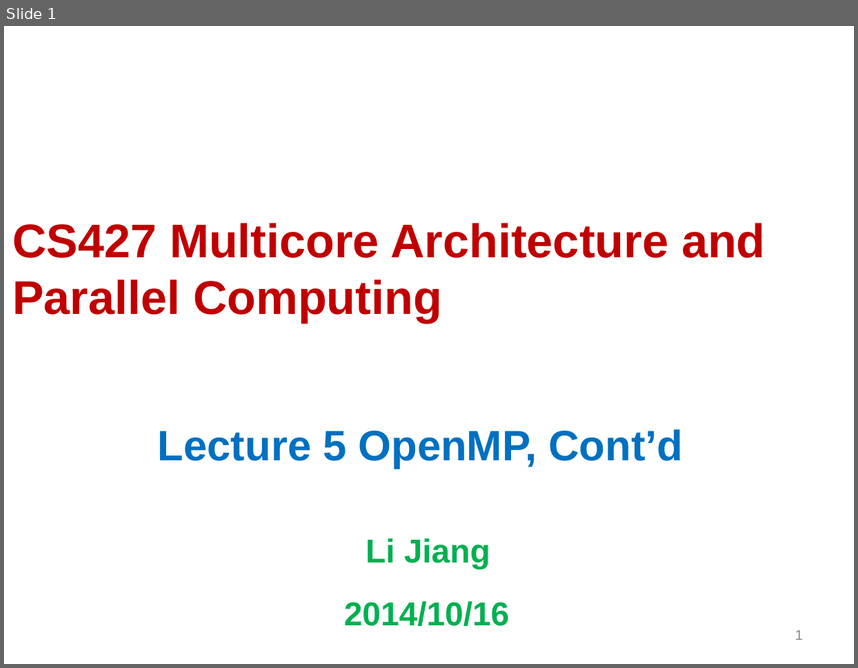
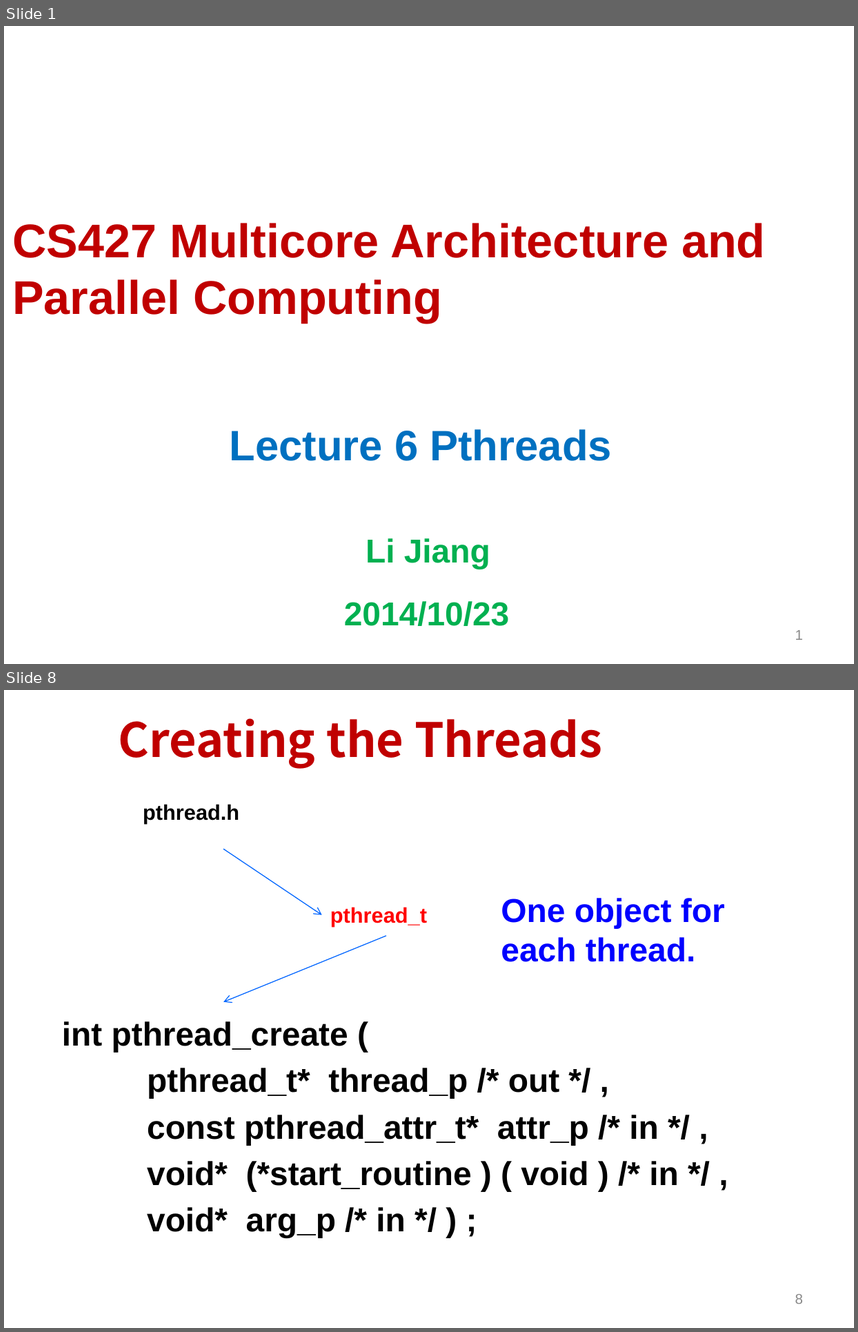
Before and after one commit to Tevic/CS427, a slide deck: files/Lecture05.pptx. Shown one above the other, each under a label of ours: slide 1 before the commit, slides 1 and 8 after it; the slides between them are not shown. The pictures are 858x668 and 858x1332 pixels, drawn with LibreOffice and Linux fonts; fonts in the diff are those of the drawing; background and template pictures are left out. Boxes give left, top, right and bottom in pixels: in the first picture for what was removed or moved away, otherwise in the second. Text is boxed around its words. In the diff, an @@ line names an element or a change of style, - is before the commit and + after.

```diff
--- a/files/Lecture05.pptx
+++ b/files/Lecture05.pptx
@@ slide 8 added at (4,690,854,1328), background #FFFFFF @@
@@ title added at (119,718,602,769), 40 pt, text #C00000, bold @@
+Creating the Threads
@@ text added at (143,804,239,823), 18 pt, text #000000, bold @@
+pthread.h
@@ arrow added from (223, 849) to (322, 914), #0066FF 0.75 pt @@
@@ text added at (330,907,427,927), 18 pt, text #FF0000, bold @@
+pthread_t
@@ text added at (501,898,725,962), 28 pt, text #0000FF, bold @@
+One object for each thread.
@@ arrow added from (386, 936) to (223, 1002), #0066FF 0.75 pt @@
@@ text added at (62,1021,679,1237), 28 pt, text #000000, bold @@
+int pthread_create (
+pthread_t* thread_p /* out */ ,
+const pthread_attr_t* attr_p /* in */ ,
+void* (*start_routine ) ( void ) /* in */ ,
+void* arg_p /* in */ ) ;
@@ page number added at (795,1294,803,1303), 12 pt, text #898989 @@
+8
@@ slide 1 changed as well @@
@@ subtitle at (230,429,611,461): text changed @@
-Lecture 5 OpenMP, Cont’d
+Lecture 6 Pthreads
@@ subtitle at (344,601,510,626): text changed @@
-2014/10/16
+2014/10/23
```
Also in this commit, not shown: 1 other slide changed, 48 other slides added, 43 slides removed, 15 other files.
